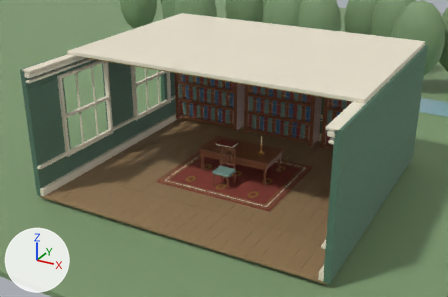
One commit to the Blender file artifacts/pemberley-day/blender/interior-library.blend: the scene before it, then after it.
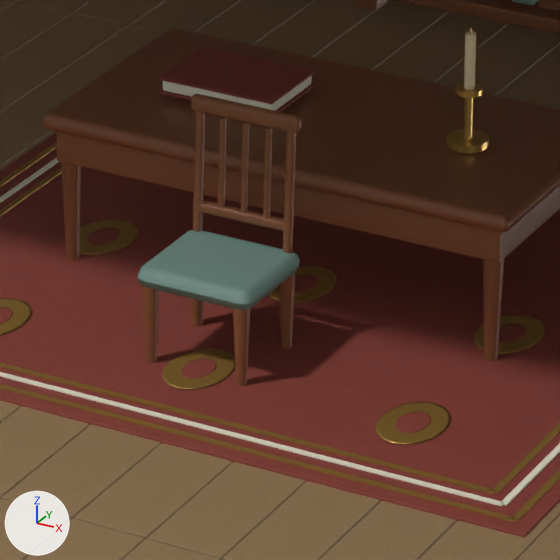
Each version is shown from a camera (50 mm lens) standing at (9.12, -17.49, 9.68) and looking at (-0.13, -0.68, 1.27), then close up on the part from 43% to 61% of the width and 44% to 72% of the height. The axes (+X, +Y, +Z) are drawn at lower left. The lights are the same throughout. The first two pictures are the older version.

Names of what the first close-up shows: 'Chair back rail', 'Chair back splat', 'Chair back splat.001', 'Chair back splat.002', 'Chair back upright', 'Chair back upright.001', 'Chair top rail', 'Individual oak floorboard.028', 'Individual oak floorboard.033', 'Individual oak floorboard.061', 'Individual oak floorboard.066', 'Individual oak floorboard.071', 'Individual oak floorboard.076', 'Individual oak floorboard.081', 'Leather binding.001', 'Mahogany tabletop', 'Table apron', 'Tapered chair leg', 'Tapered chair leg.001', 'Tapered chair leg.002', 'Tapered chair leg.003', 'Upholstered seat', 'Woven carpet' and 54 more.
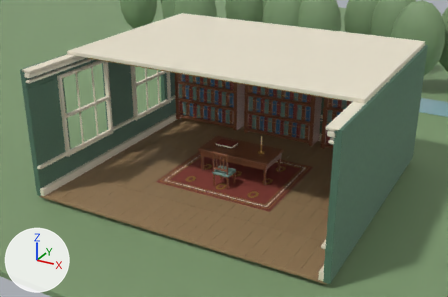
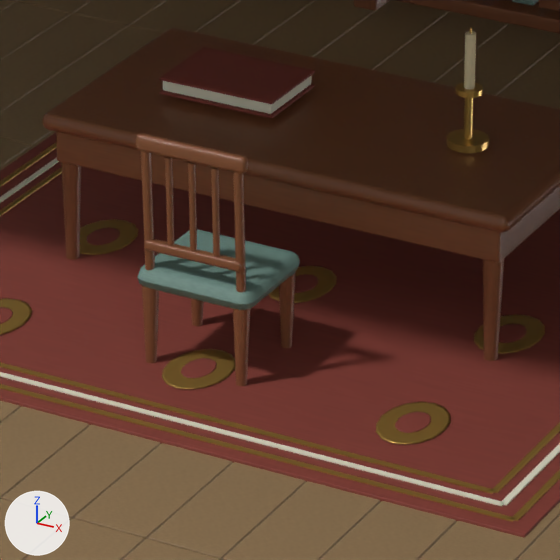
Boxes [x1, y1, x2, y2] around the edits, measured in the close-ups (560 x 560 px):
'Chair top rail', moved, turned
    before: [191, 94, 302, 133]
    after: [136, 133, 248, 174]
'Chair back upright', moved, turned
    before: [193, 110, 205, 232]
    after: [233, 172, 246, 292]
'Chair back upright.001', moved, turned
    before: [283, 131, 296, 253]
    after: [141, 151, 155, 270]
'Chair back rail', moved, turned
    before: [199, 200, 284, 231]
    after: [144, 239, 241, 272]
'Tapered chair leg', moved
    before: [142, 286, 159, 363]
    after: [279, 272, 296, 348]
'Tapered chair leg.003', moved
    before: [279, 272, 296, 348]
    after: [142, 286, 159, 363]
'Tapered chair leg.001', moved
    before: [191, 298, 204, 326]
    after: [233, 309, 251, 386]
'Tapered chair leg.002', moved
    before: [233, 309, 251, 386]
    after: [191, 298, 204, 326]
'Chair back splat.001', moved, turned
    before: [240, 122, 249, 213]
    after: [188, 162, 197, 252]
'Chair back splat.002', moved, turned
    before: [263, 127, 272, 218]
    after: [165, 157, 175, 246]
'Chair back splat', moved, turned
    before: [218, 117, 227, 207]
    after: [211, 167, 220, 257]

Edits to the bpy script that builds the scene:
```text
Change ob_tapered_chair_leg:
    ob_tapered_chair_leg.location: (-0.26, -1.14, 0.265) -> (0.26, -0.66, 0.265)
Change ob_tapered_chair_leg_001:
    ob_tapered_chair_leg_001.location: (-0.26, -0.66, 0.265) -> (0.26, -1.14, 0.265)
Change ob_chair_back_upright:
    ob_chair_back_upright.location: (-0.26, -0.64, 0.88) -> (0.26, -1.16, 0.88)
    ob_chair_back_upright.rotation_euler: (0.05, 0.0, -3.142) -> (0.05, 0.0, 0.0)  # degrees (2.9, 0, -180) -> degrees (2.9, 0, 0)
Change ob_tapered_chair_leg_002:
    ob_tapered_chair_leg_002.location: (0.26, -1.14, 0.265) -> (-0.26, -0.66, 0.265)
Change ob_tapered_chair_leg_003:
    ob_tapered_chair_leg_003.location: (0.26, -0.66, 0.265) -> (-0.26, -1.14, 0.265)
Change ob_chair_back_upright_001:
    ob_chair_back_upright_001.location: (0.26, -0.64, 0.88) -> (-0.26, -1.16, 0.88)
    ob_chair_back_upright_001.rotation_euler: (0.05, 0.0, -3.142) -> (0.05, 0.0, 0.0)  # degrees (2.9, 0, -180) -> degrees (2.9, 0, 0)
Change ob_chair_top_rail:
    ob_chair_top_rail.location: (0.0, -0.62, 1.28) -> (0.0, -1.18, 1.28)
    ob_chair_top_rail.rotation_euler: (0.0, 0.0, 0.0) -> (0.0, 0.0, 3.142)  # degrees (0, 0, 0) -> degrees (0, 0, 180)
Change ob_chair_back_splat:
    ob_chair_back_splat.location: (-0.13, -0.63, 0.975) -> (0.13, -1.17, 0.975)
    ob_chair_back_splat.rotation_euler: (0.0392, 0.0, -3.142) -> (0.0392, 0.0, 0.0)  # degrees (2.2, 0, -180) -> degrees (2.2, 0, 0)
Change ob_chair_back_splat_001:
    ob_chair_back_splat_001.location: (0.0, -0.63, 0.975) -> (0.0, -1.17, 0.975)
    ob_chair_back_splat_001.rotation_euler: (0.0392, 0.0, -3.142) -> (0.0392, 0.0, 0.0)  # degrees (2.2, 0, -180) -> degrees (2.2, 0, 0)
Change ob_chair_back_splat_002:
    ob_chair_back_splat_002.location: (0.13, -0.63, 0.975) -> (-0.13, -1.17, 0.975)
    ob_chair_back_splat_002.rotation_euler: (0.0392, 0.0, -3.142) -> (0.0392, 0.0, 0.0)  # degrees (2.2, 0, -180) -> degrees (2.2, 0, 0)
Change ob_chair_back_rail:
    ob_chair_back_rail.location: (0.0, -0.64, 0.72) -> (0.0, -1.16, 0.72)
    ob_chair_back_rail.rotation_euler: (0.0, 0.0, 0.0) -> (0.0, 0.0, 3.142)  # degrees (0, 0, 0) -> degrees (0, 0, 180)
```
